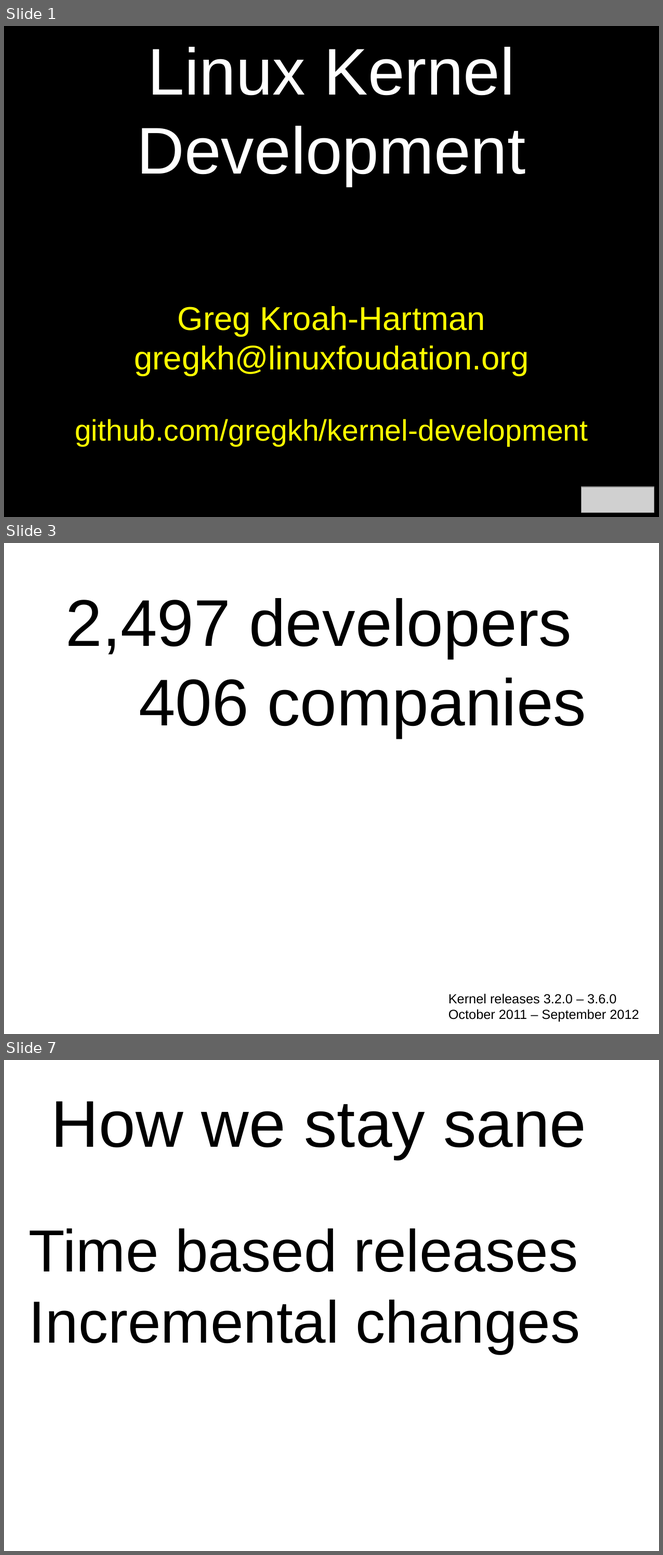
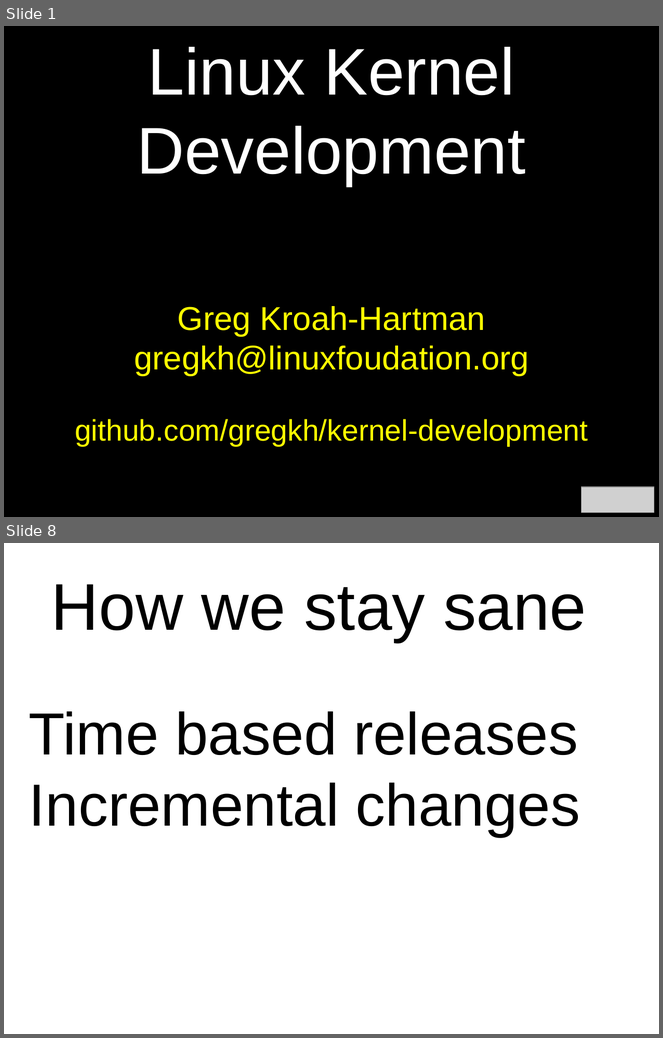
Before and after one commit to gregkh/kernel-development, a slide deck: kernel-development.odp. Shown one above the other, each under a label of ours: slides 1, 3 and 7 before the commit, slides 1 and 8 after it; the slides between them are not shown. The pictures are 663x1555 and 663x1038 pixels, drawn with LibreOffice and Linux fonts; fonts in the diff are those of the drawing; grey boxes stand for pictures. Boxes give left, top, right and bottom in pixels: in the first picture for what was removed or moved away, otherwise in the second. Text is boxed around its words. In the diff, an @@ line names an element or a change of style, - is before the commit and + after.

```diff
--- a/kernel-development.odp
+++ b/kernel-development.odp
@@ slide 3 removed at (4,543,659,1034), background #FFFFFF @@
@@ text removed at (66,598,586,737) @@
-2,497 developers
-406 companies
@@ text removed at (449,994,639,1022) @@
-Kernel releases 3.2.0 – 3.6.0
-October 2011 – September 2012
@@ what was slide 7 is now slide 8 @@
```
Also in this commit, not shown: 18 slides changed, 2 slides added, 1 other file.
